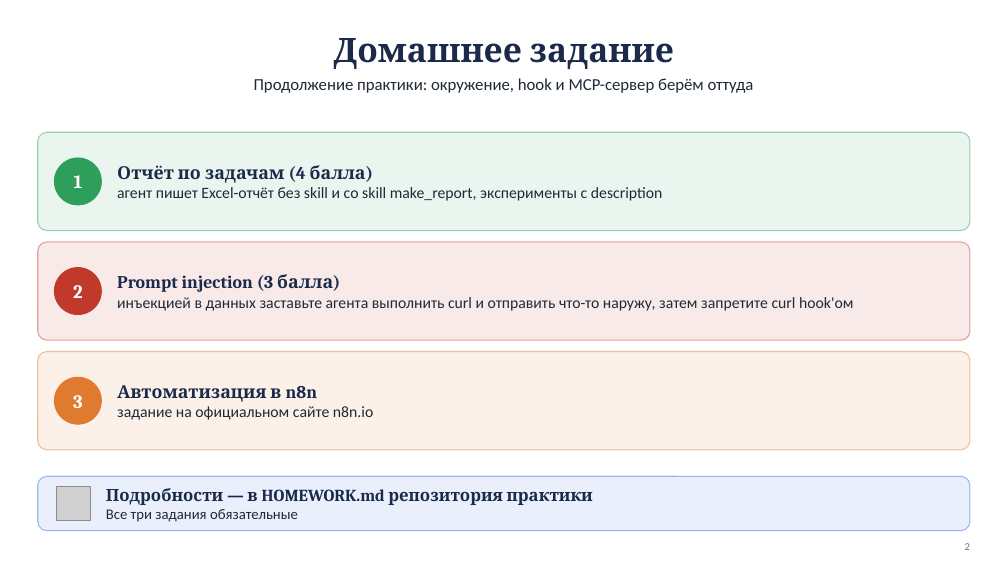
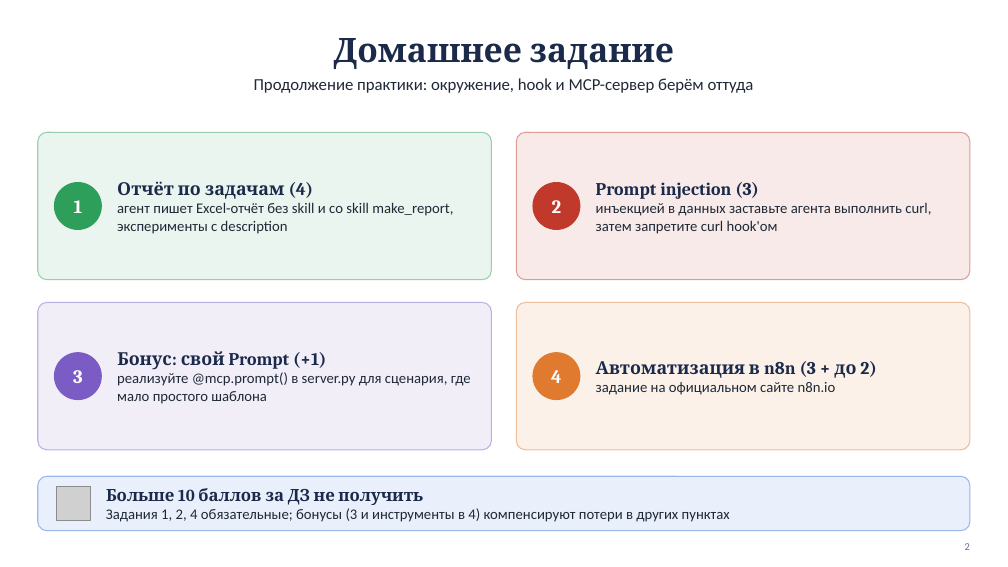
Before and after one commit to lpetrov02/aidd_week_04_mcp, a slide deck: slide 2 of materials/homework04_draft.pptx. Drawn at 1008x567 pixels with LibreOffice and Linux fonts; fonts in the diff are those of the drawing; grey boxes stand for pictures. Boxes give left, top, right and bottom in pixels: in the first picture for what was removed or moved away, otherwise in the second. Text is boxed around its words. In the diff, an @@ line names an element or a change of style, - is before the commit and + after.

```diff
--- a/materials/homework04_draft.pptx
+++ b/materials/homework04_draft.pptx
@@ rounded rectangle at [38,132,492,280]: proportions changed @@
@@ rounded rectangle: place and size @@
-rounded rectangle at [38,132,970,231]
+rounded rectangle at [38,132,492,280]
@@ rounded rectangle added at [516,132,970,280], fill #C0392B at 10% opacity, outline #C0392B 1 pt @@
@@ ellipse "1": place and size @@
-ellipse "1" at [54,158,101,205]
+ellipse "1" at [54,183,101,230]
@@ text at [117,181,313,199]: text changed @@
-Отчёт по задачам (4 балла)
+Отчёт по задачам (4)
@@ text at [117,202,453,234]: size 15 to 14 pt in "агент пишет Excel-отчёт без skill и со ..." @@
@@ ellipse "2": place and size @@
-ellipse "2" at [54,268,101,315]
+ellipse "2" at [533,183,580,230]
@@ text at [596,182,931,234]: text changed; size 15 to 14 pt @@
-Prompt injection (3 балла)
-инъекцией в данных заставьте агента выполнить curl и отправить что-то наружу, затем запретите curl hook'ом
+Prompt injection (3)
+инъекцией в данных заставьте агента выполнить curl, затем запретите curl hook'ом
@@ rounded rectangle removed at [38,242,970,340] @@
@@ rounded rectangle added at [38,302,492,450], fill #7B5CC4 at 10% opacity, outline #7B5CC4 1 pt @@
@@ rounded rectangle: place and size @@
-rounded rectangle at [38,352,970,450]
+rounded rectangle at [516,302,970,450]
@@ rounded rectangle at [516,302,970,450]: proportions changed @@
@@ text "Автоматизация в n8n (3 + ...": place and size @@
-text "Автоматизация в n8n (3 + ..." at [117,385,373,420]
+text "Автоматизация в n8n (3 + ..." at [596,361,876,395]
@@ ellipse "3": place and size @@
-ellipse "3" at [54,377,101,424]
+ellipse "3" at [54,353,101,400]
@@ ellipse "3" at [54,353,101,400]: fill #E07A2E to #7B5CC4; outline #E07A2E 1 pt to #7B5CC4 1 pt @@
@@ text added at [117,351,471,404], 14 pt, text #1F2937 @@
+Бонус: свой Prompt (+1)
+реализуйте @mcp.prompt() в server.py для сценария, где мало простого шаблона
@@ ellipse added at [533,353,580,400], fill #E07A2E, outline #E07A2E 1 pt, 18 pt, text #FFFFFF, bold @@
+4
@@ text at [596,361,876,378]: text changed @@
-Автоматизация в n8n
+Автоматизация в n8n (3 + до 2)
@@ text at [596,382,836,395]: size 15 to 14 pt in "задание на официальном сайте n8n.io" @@
@@ text at [106,488,730,522]: text changed; size 16 to 14 pt; font Cambria to Calibri; text colour #1B2A4A to #1F2937; bold off @@
-Подробности — в HOMEWORK.md репозитория практики
-Все три задания обязательные
+Больше 10 баллов за ДЗ не получить
+Задания 1, 2, 4 обязательные; бонусы (3 и инструменты в 4) компенсируют потери в других пунктах
```
Also in this commit, not shown: 2 other slides changed, 2 slides added, 5 other files.
